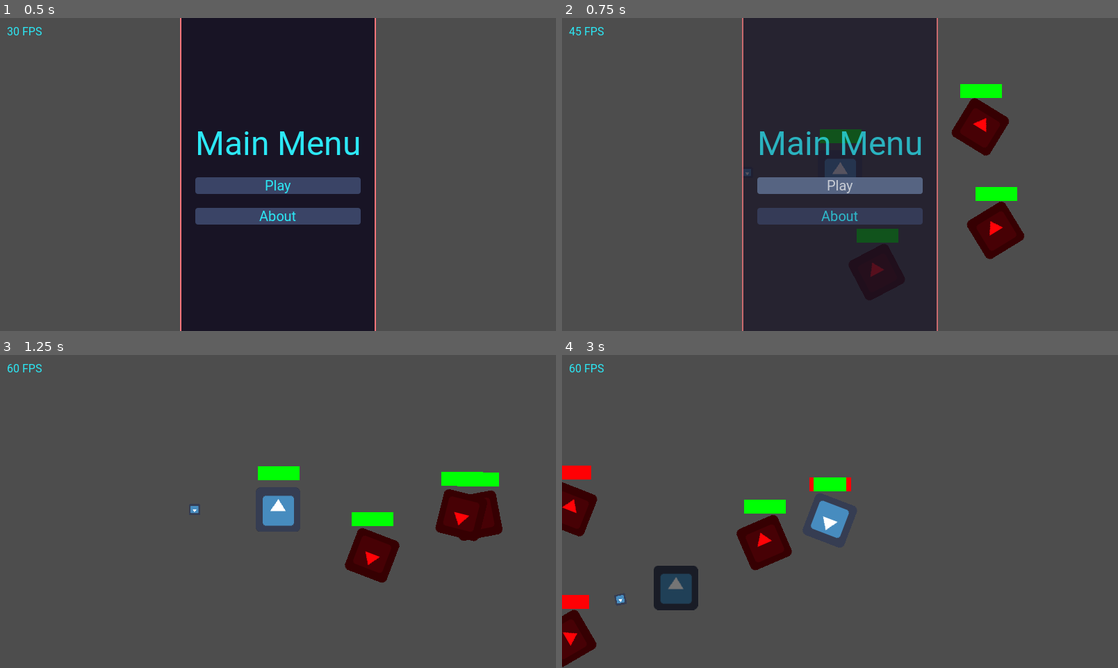
Above: before the commit, frames 1-4 (two rows, left to right).
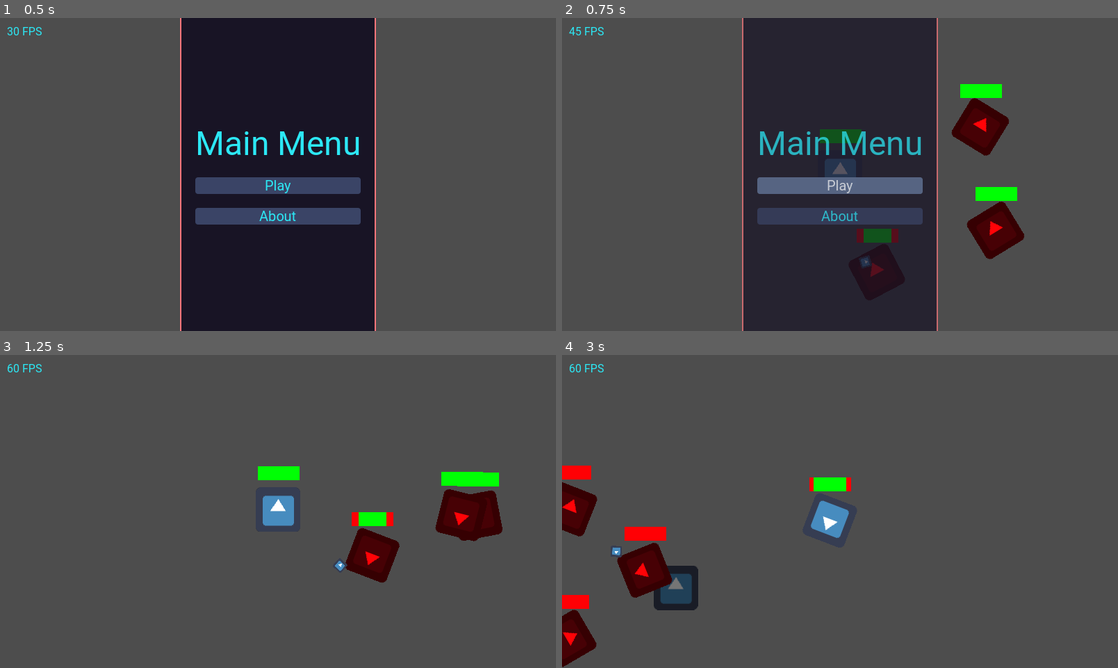
Above: after the commit, the same moments.

Repository: Bloodyaugust/ld-54
Game: Godot game, scene res://scenes/main.tscn
Same seed, same stepped clock (60 frames per second), same inputs: the game is played once before the commit and once after it. The engine's default icon, where the game draws it, is replaced by a stand-in: a white triangle on a blue panel in a dark square.
Inputs (mouse positions are in pixels of both pictures, inside the frame that each line leads up to):
- Up to frame 1 (0.5 s): no input
- Up to frame 2 (0.75 s): click "Play" at 0.5 s
- Up to frame 3 (1.25 s): no input
- Up to frame 4 (3 s): tap Enter at 1.25 s; move the mouse to (962, 495) at 1.27 s; hold Right (ui_right) 1.28-2 s; click (962, 495) at 1.42 s; drag from (728, 527) to (795, 458) at 2.02 s; move the mouse to (895, 442) at 2.77 s; hold Right (ui_right) from 2.78 s (still down)

Frame 1 is identical in both runs. In frame 2, 0.2% of the frame differs, in the area x 32-61%, y 48-80%; in frame 3, 0.2%; in frame 4, 3.0%, in the area x 9-42%, y 46-80%.

Commit message:
Add targetfinding and range to weapons
- Still need to check for enemy to not be dead, or respond to signal

Diff:
--- a/actors/Ship.gd
+++ b/actors/Ship.gd
@@ -101,7 +101,7 @@
   global_rotation += _angular_velocity * delta
   global_translate(_velocity)
 
-func _process(delta) -> void:
+func _process(_delta) -> void:
   if _integrity <= 0.0 && !_destroyed:
     _destroyed = true
     _area2D.monitorable = false
--- a/data/module.gd
+++ b/data/module.gd
@@ -2,6 +2,7 @@
 class_name ModuleData
 
 @export var projectile_scene: PackedScene
+@export var range: float
 @export var reload_time: float
 @export var structural_integrity: float
 @export var thrust: float
--- a/data/modules/basic_cannon.tres
+++ b/data/modules/basic_cannon.tres
@@ -6,6 +6,7 @@
 [resource]
 script = ExtResource("1_unh2b")
 projectile_scene = ExtResource("1_xjbcr")
+range = 500.0
 reload_time = 0.5
 structural_integrity = 1.0
 thrust = 0.0
--- a/doodads/HealthBar.gd
+++ b/doodads/HealthBar.gd
@@ -11,7 +11,7 @@
   _health_scale = health_scale
   _health_bar_green.custom_minimum_size = Vector2(_starting_bar_width * _health_scale, _health_bar_green.custom_minimum_size.y)
 
-func _process(delta) -> void:
+func _process(_delta) -> void:
   rotation = -_parent.global_rotation
   global_position = _parent.global_position + _starting_offset_from_parent
 
--- a/scripts/controllers/PlayerController.gd
+++ b/scripts/controllers/PlayerController.gd
@@ -9,7 +9,7 @@
 @onready var _better_camera: Camera2D = get_tree().get_first_node_in_group("better_camera")
 @onready var _ship: Node2D = %Ship
 
-func _physics_process(delta):
+func _physics_process(_delta):
   var _look_direction: Vector2 = (get_global_mouse_position() - _ship.global_position).normalized()
   var _look_distance: float = camera_look_distance_curve.sample(_ship.global_position.distance_to(get_global_mouse_position()) / CAMERA_LOOK_MAX_AT_DISTANCE) * CAMERA_LOOK_MAX_DISTANCE
 
--- a/scripts/controllers/WeaponController.gd
+++ b/scripts/controllers/WeaponController.gd
@@ -5,20 +5,48 @@
 
 @onready var _parent_ship: Node2D = get_parent()
 
+var _range_shape: CircleShape2D
+var _target = null
 var _time_to_reload: float = 0.0
+
+func _draw() -> void:
+  draw_arc(Vector2.ZERO, data.range, 0.0, 2*PI, 32, Color.GREEN)
 
 func _fire() -> void:
   var _new_projectile: Node2D = data.projectile_scene.instantiate()
 
   _new_projectile.global_position = _parent_ship.global_position
-  _new_projectile.target = Vector2.ZERO
+  _new_projectile.target = _target.global_position if GDUtil.reference_safe(_target) else Vector2.ZERO
   _new_projectile.team = team
 
   $"/root".add_child(_new_projectile)
   _time_to_reload = data.reload_time
+
+func _physics_process(delta) -> void:
+  if !GDUtil.reference_safe(_target):
+    var _physics_shape_query_params: PhysicsShapeQueryParameters2D = PhysicsShapeQueryParameters2D.new()
+
+    _physics_shape_query_params.collide_with_areas = true
+    _physics_shape_query_params.shape = _range_shape
+    _physics_shape_query_params.transform = Transform2D(0.0, global_position)
+    var _parent_area2D: Area2D = _parent_ship._area2D
+    _physics_shape_query_params.collision_mask = _parent_area2D.collision_mask
+
+    var _collisions: Array[Dictionary] = get_world_2d().direct_space_state.intersect_shape(_physics_shape_query_params)
+    for _collision in _collisions:
+      if _collision.collider.get_parent().has_signal("died"):
+        _target = _collision.collider.get_parent()
+        break
 
 func _process(delta) -> void:
   _time_to_reload -= delta
 
   if _time_to_reload <= 0.0:
     _fire()
+
+  if Store.state.debug:
+    queue_redraw()
+
+func _ready() -> void:
+  _range_shape = CircleShape2D.new()
+  _range_shape.radius = data.range
